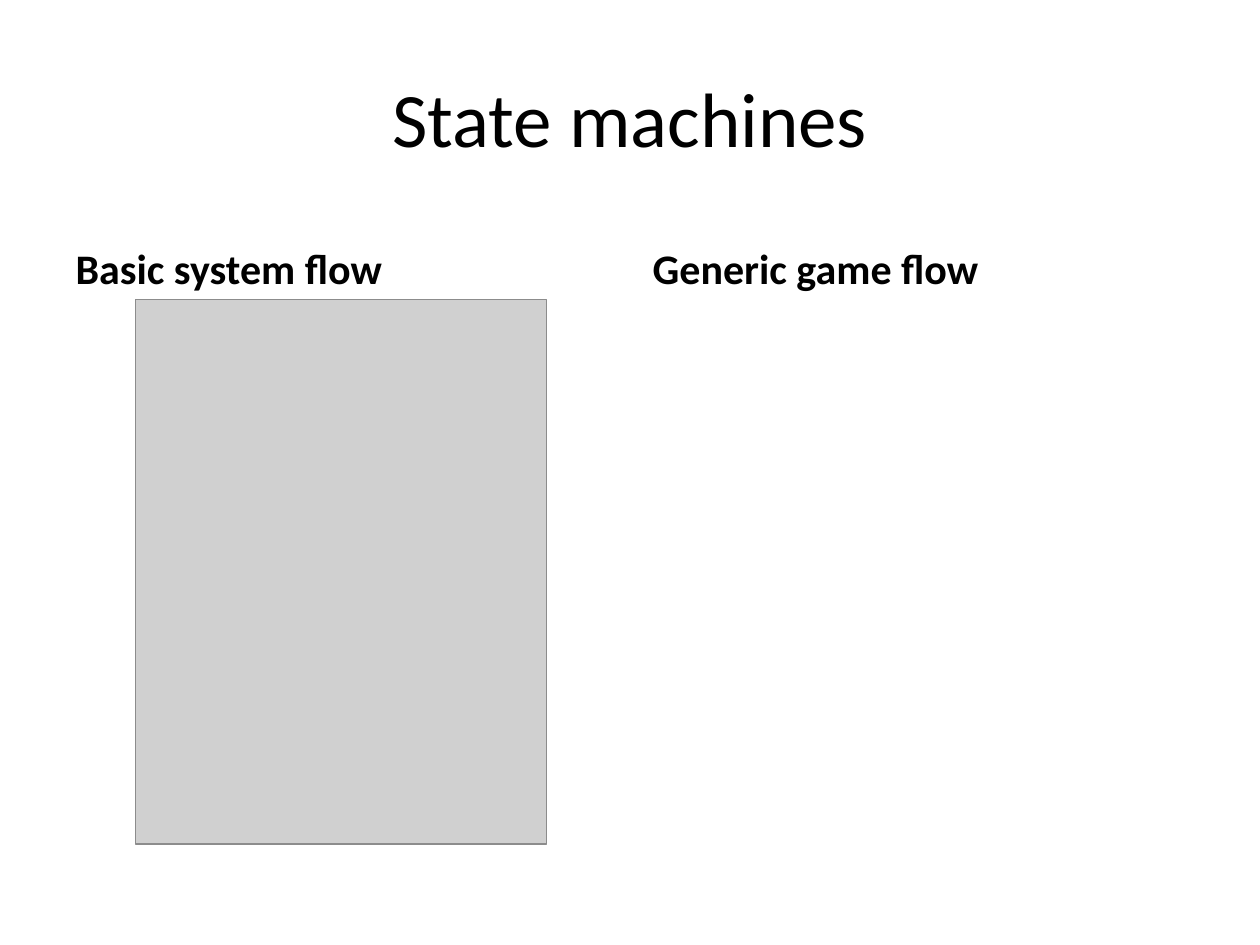
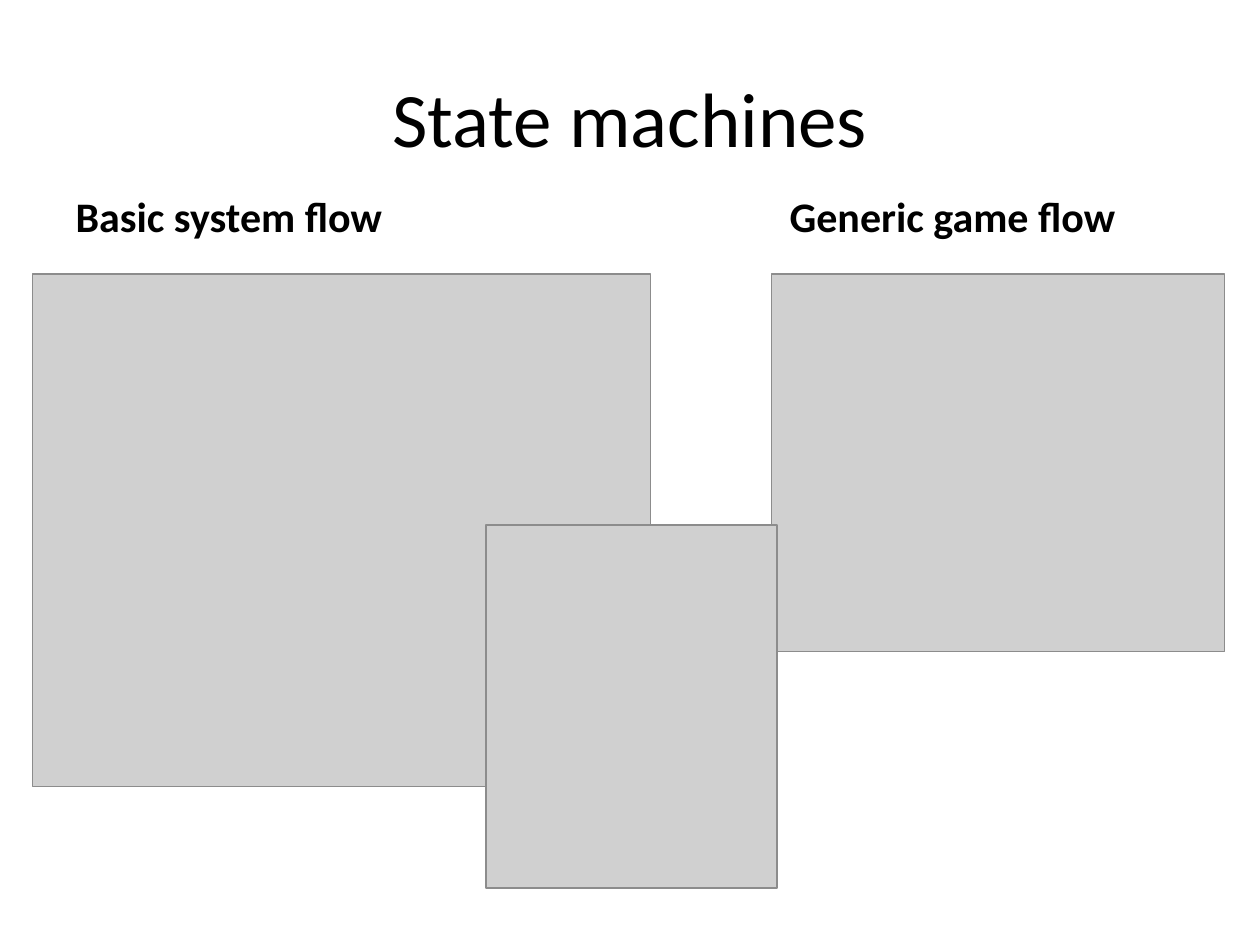
Before and after one commit to horsetailfiddlehead/ee478, a slide deck: slide 9 of Final Project/Documentation/Kaiba_Corp_Presentation.pptx (slide 11 before the commit). Drawn at 1260x945 pixels with LibreOffice and Linux fonts; fonts in the diff are those of the drawing; grey boxes stand for pictures. Boxes give left, top, right and bottom in pixels: in the first picture for what was removed or moved away, otherwise in the second. Text is boxed around its words. In the diff, an @@ line names an element or a change of style, - is before the commit and + after.

```diff
--- a/Final Project/Documentation/Kaiba_Corp_Presentation.pptx
+++ b/Final Project/Documentation/Kaiba_Corp_Presentation.pptx
@@ text "Basic system flow": place and size @@
-text "Basic system flow" at bbox=[76, 254, 382, 291]
+text "Basic system flow" at bbox=[76, 202, 382, 239]
@@ text "Generic game flow": place and size @@
-text "Generic game flow" at bbox=[653, 254, 978, 291]
+text "Generic game flow" at bbox=[790, 202, 1115, 239]
@@ picture: place and size @@
-picture at bbox=[136, 300, 547, 844]
+picture at bbox=[33, 273, 651, 786]
@@ picture added at bbox=[771, 273, 1223, 651] @@
@@ picture added at bbox=[486, 525, 777, 888] @@
```
Also in this commit, not shown: 8 other slides changed, 2 slides removed.
